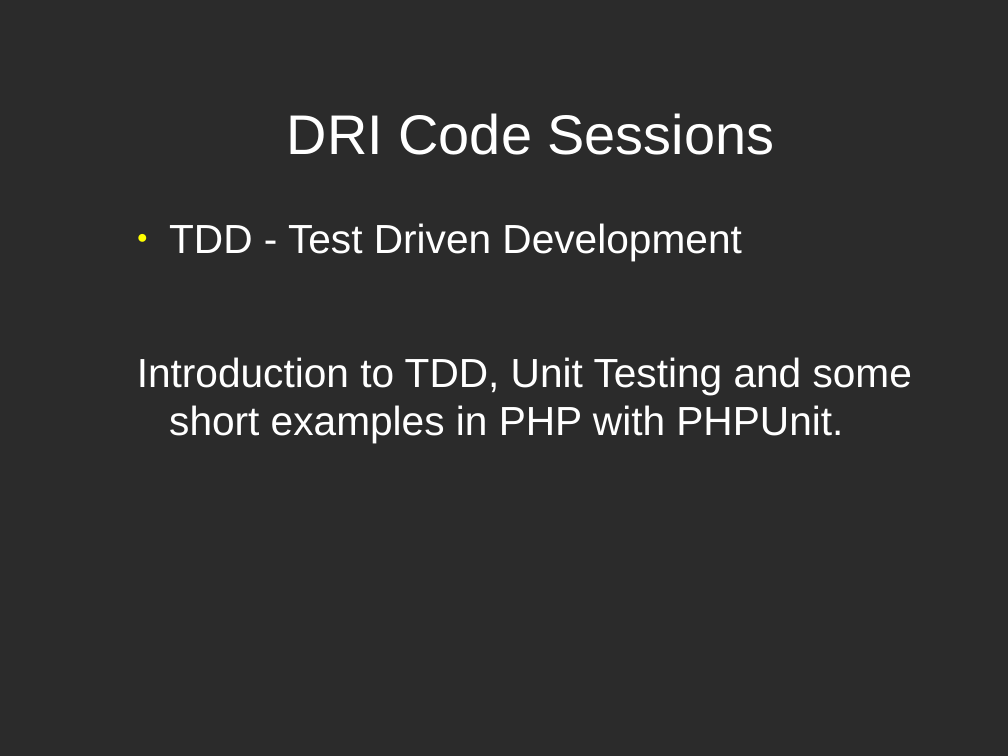
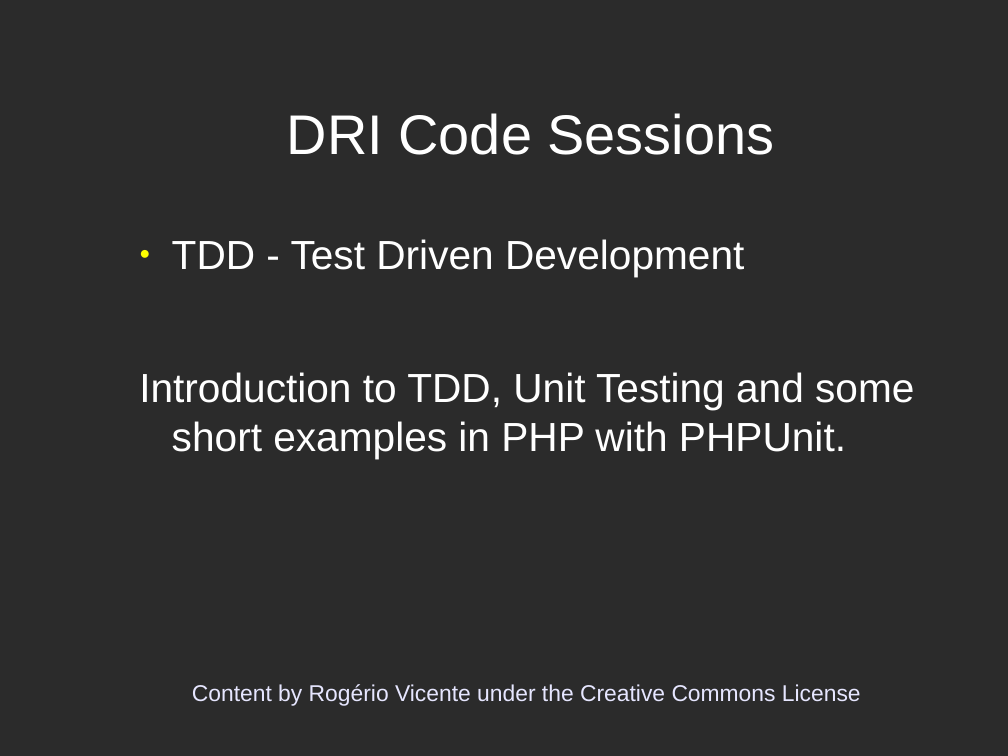
Before and after one commit to rogeriopvl/dri_codesessions_tdd, a slide deck: slide 1 of dricodesessions_tdd.odp. Drawn at 1008x756 pixels with LibreOffice and Linux fonts; fonts in the diff are those of the drawing; background and template pictures are left out; a plain dark background stands for a picture behind light text. Boxes give left, top, right and bottom in pixels: in the first picture for what was removed or moved away, otherwise in the second. Text is boxed around its words. In the diff, an @@ line names an element or a change of style, - is before the commit and + after.

```diff
--- a/dricodesessions_tdd.odp
+++ b/dricodesessions_tdd.odp
@@ text "TDD - Test Driven Development": place and size @@
-text "TDD - Test Driven Development" at (137, 223, 912, 443)
+text "TDD - Test Driven Development" at (139, 239, 914, 459)
@@ text added at (192, 684, 861, 706), 18 pt, text #E6E6FF @@
+Content by Rogério Vicente under the Creative Commons License
```
Also in this commit, not shown: 1 other file.
